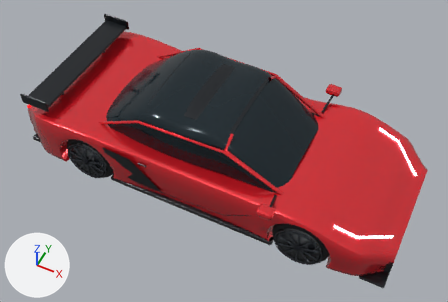
A saved change to the Blender file Horizon-REA-2026/tools/blender/selected-sources/yangwang-u9.blend.
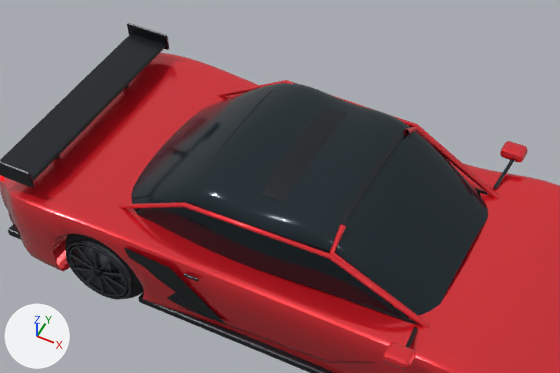
Each version is shown whole from a 50 mm camera at (2.44, -4.88, 6.38) aimed at (0.09, -0.17, 0.5), then close up on the part from 6% to 81% of the width and 0% to 74% of the height. The axes (+X, +Y, +Z) are drawn at lower left. The lights are the same throughout. The first two pictures are the older version.

Names of what the first close-up shows: 'body_carbon_trim', 'body_glass', 'body_paint', 'wheel_rl_disc', 'wheel_rl_rim', 'wheel_rl_rubber' and 2 more.
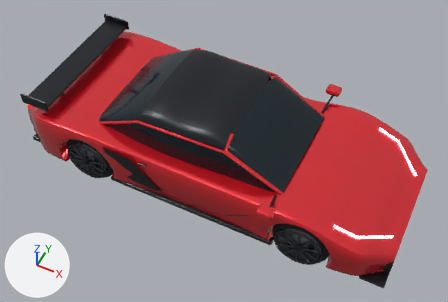
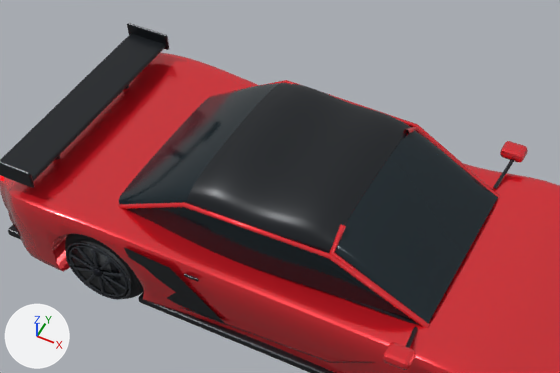
What changed in the scene script:
```text
Change me_glazing:
    used by ob_body_glass; location = (0.0, 0.0, 0.0)
    remove me_glazing.from_pydata(...)  # 625 vertices, 1152 faces; spans x -1.49..1.09, y -0.76..0.76, z 0.67..1.34
    add me_glazing.from_pydata(...)  # 625 vertices, 768 faces; spans x -1.49..1.09, y -0.76..0.76, z 0.77..1.34
    me_glazing part 1: 130 vertices moved from x -1.49..1.09, y -0.76..-0.26, z 0.67..1.27 to x -1.49..1.09, y -0.76..-0.26, z 0.78..1.27; 23 vertices removed from x -1.41..1.01, y -0.73..-0.38, z 0.72..1.31; 23 vertices added at x -1.41..1.01, y -0.73..-0.38, z 0.8..1.32
    me_glazing part 2: 130 vertices moved from x -1.49..1.09, y 0.26..0.76, z 0.67..1.27 to x -1.49..1.09, y 0.26..0.76, z 0.78..1.27; 23 vertices removed from x -1.41..1.01, y 0.38..0.73, z 0.72..1.31; 23 vertices added at x -1.41..1.01, y 0.38..0.73, z 0.8..1.32
Change me_window_sill:
    used by ob_body_carbon_trim; location = (0.0, 0.0, 0.0)
    remove me_window_sill.from_pydata(...)  # 1229 vertices, 2212 faces; spans x -2.48..2.48, y -1.04..1.04, z 0.11..1.32
    add me_window_sill.from_pydata(...)  # 1333 vertices, 2404 faces; spans x -2.48..2.48, y -1.04..1.04, z 0.11..1.34
    me_window_sill part 3: 54 vertices moved from x -0.65..0.37, y -0.51..0.51, z 1.27..1.31 to x -0.64..0.37, y -0.63..0.63, z 1.23..1.34; 37 vertices removed from x -0.65..0.37, y -0.52..0.52, z 1.27..1.31; 141 vertices added at x -0.74..0.37, y -0.73..0.73, z 1.15..1.34
    other edits to the shape of me_window_sill do not show in these pictures
```

Location of each change, [x1, y1, x2, y2] in pixels of the close-ups (560 x 373 px; the box of a moved part takes in the faces that stretch with it):
'body_glass', reshaped (6% wider)
    before: [131, 83, 488, 319]
    after: [119, 83, 498, 324]
part 1 of me_glazing, moved or reshaped
    before: [131, 151, 459, 319]
    after: [119, 147, 459, 324]
part 2 of me_glazing, moved or reshaped
    before: [173, 83, 488, 244]
    after: [173, 83, 498, 244]
part 3 of me_window_sill, built on
    before: [201, 90, 405, 225]
    after: [189, 83, 410, 246]
